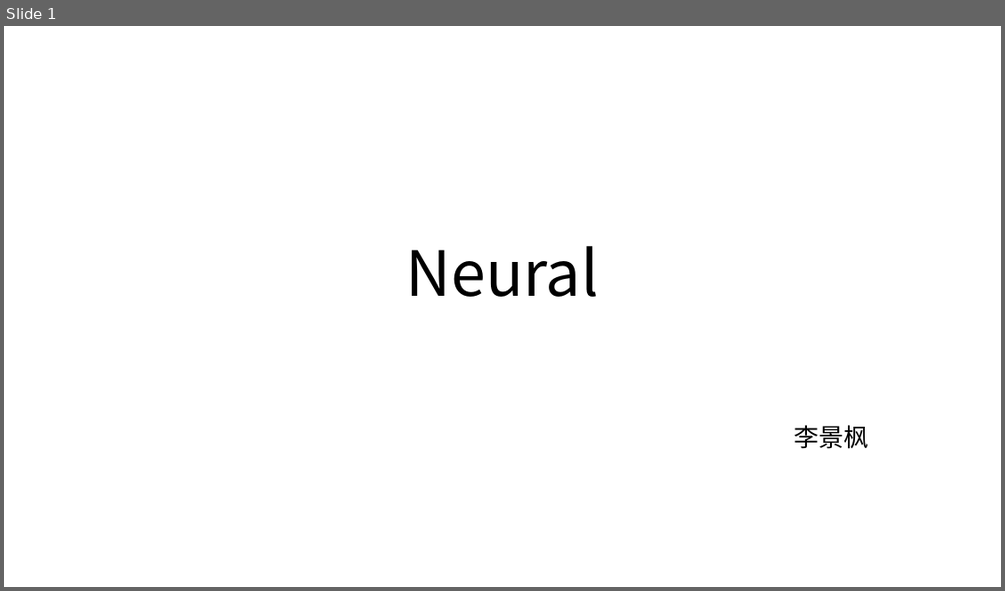
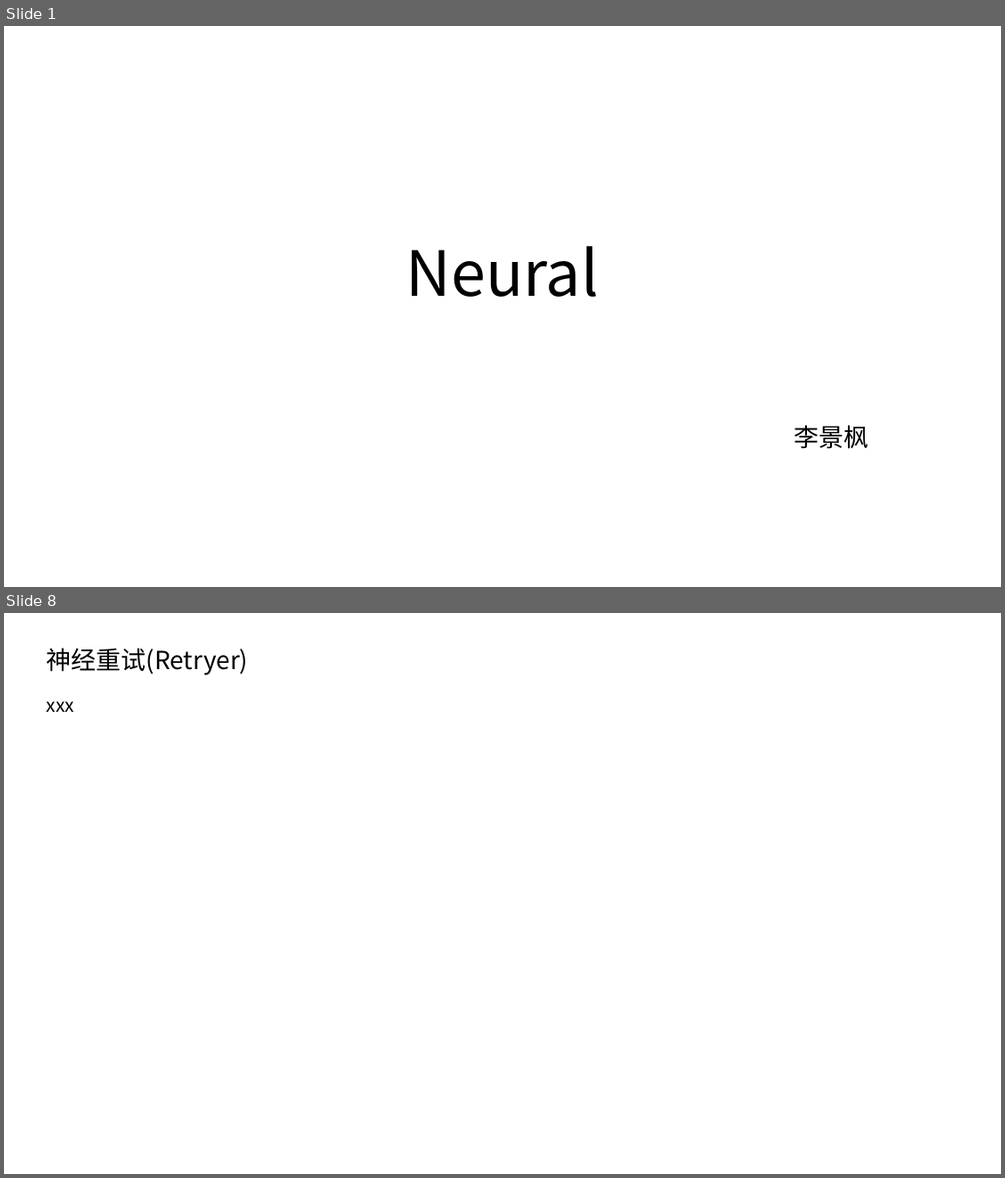
Before and after one commit to Joypigg/neural, a slide deck: docs/Neural.pptx. Shown one above the other, each under a label of ours: slide 1 before the commit, slides 1 and 8 after it; the slides between them are not shown. The pictures are 1005x591 and 1005x1178 pixels, drawn with LibreOffice and Linux fonts; fonts in the diff are those of the drawing. Boxes give left, top, right and bottom in pixels: in the first picture for what was removed or moved away, otherwise in the second. Text is boxed around its words. In the diff, an @@ line names an element or a change of style, - is before the commit and + after.

```diff
--- a/docs/Neural.pptx
+++ b/docs/Neural.pptx
@@ slide 8 added at box(4, 613, 1001, 1174), background #FFFFFF @@
@@ title added at box(47, 648, 249, 675), 24 pt, text #000000 @@
+神经重试(Retryer)
@@ text added at box(47, 701, 74, 712), 18 pt, text #000000 @@
+xxx
```
Also in this commit, not shown: 2 slides changed, 4 other slides added, 11 slides removed, 2 other files.
